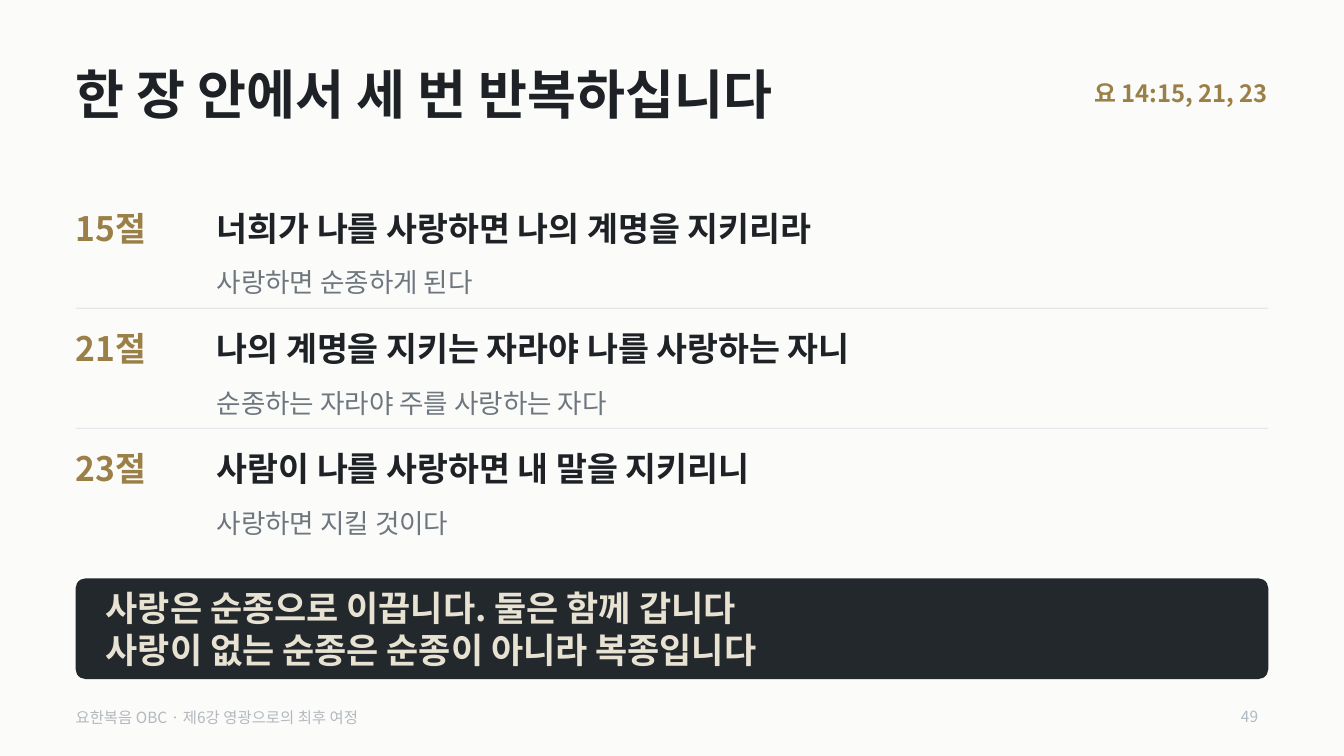
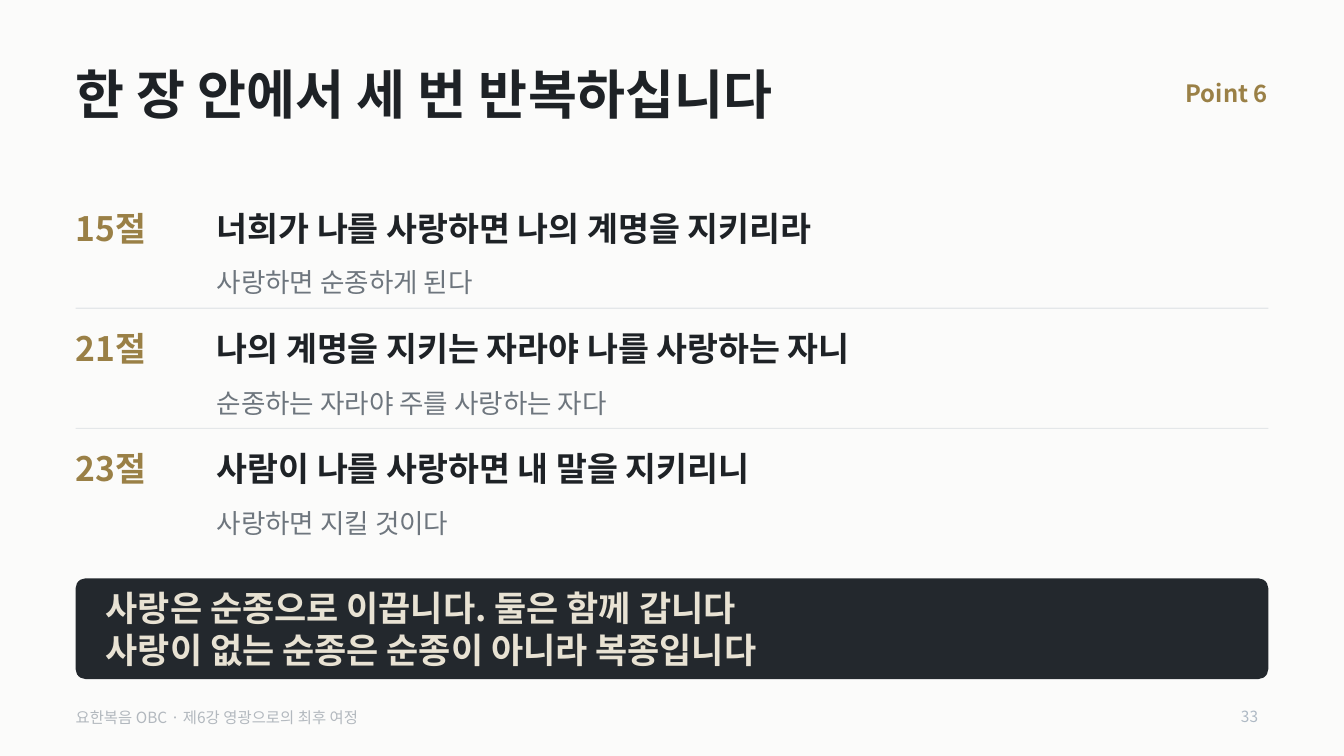
Before and after one commit to mio-modu/bible_GospelofJohn, a slide deck: slide 33 of dist/요한복음_6강_영광으로의_최후_여정.pptx (slide 49 before the commit). Drawn at 1344x756 pixels with LibreOffice and Linux fonts; fonts in the diff are those of the drawing. Boxes give left, top, right and bottom in pixels: in the first picture for what was removed or moved away, otherwise in the second. Text is boxed around its words. In the diff, an @@ line names an element or a change of style, - is before the commit and + after.

```diff
--- a/dist/요한복음_6강_영광으로의_최후_여정.pptx
+++ b/dist/요한복음_6강_영광으로의_최후_여정.pptx
@@ text at [1186, 82, 1268, 103]: text changed @@
-요 14:15, 21, 23
+Point 6
@@ page number at [1241, 711, 1258, 722]: text changed @@
-49
+33
```
Also in this commit, not shown: 17 other slides changed, 22 slides removed, 12 other files.
